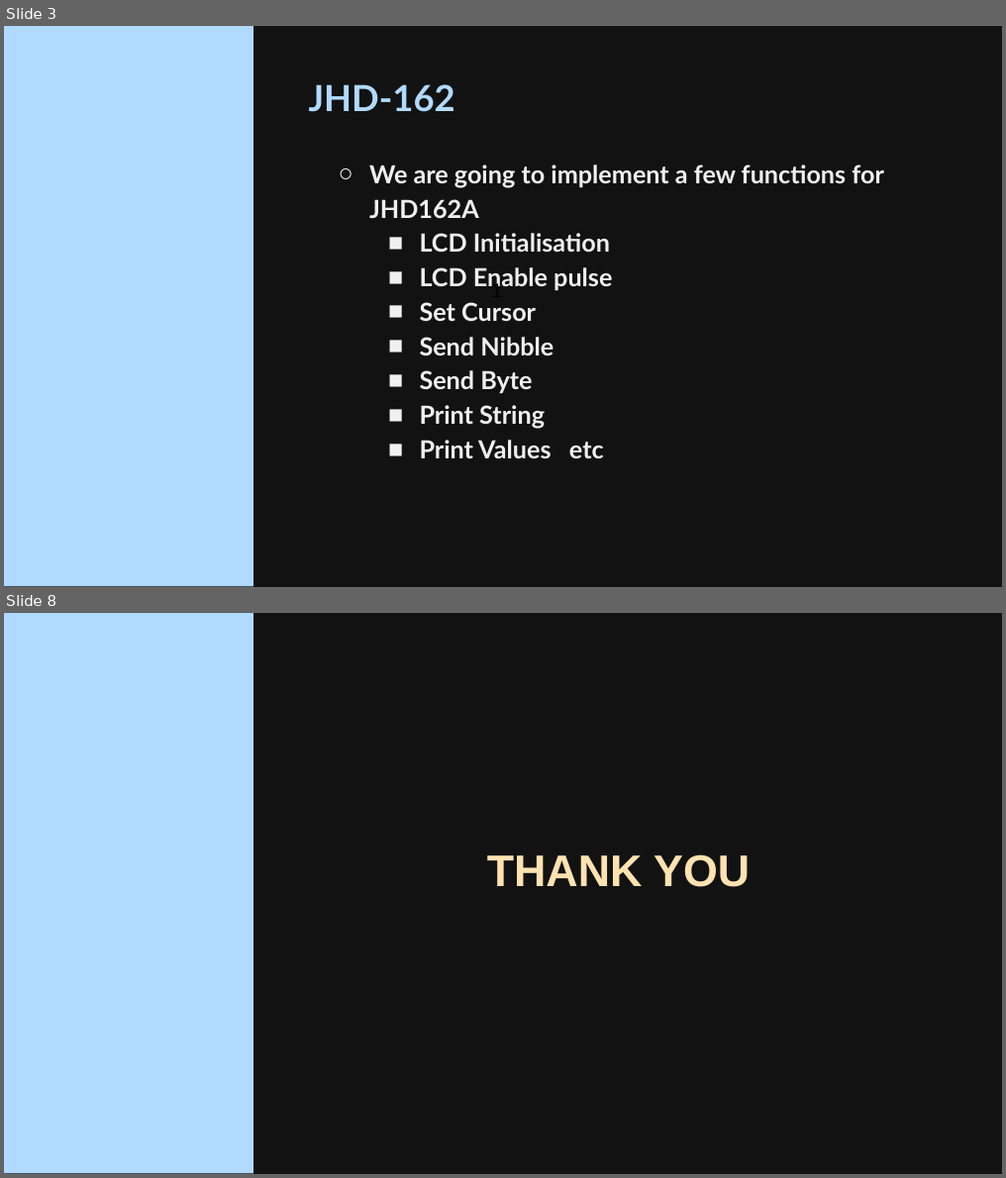
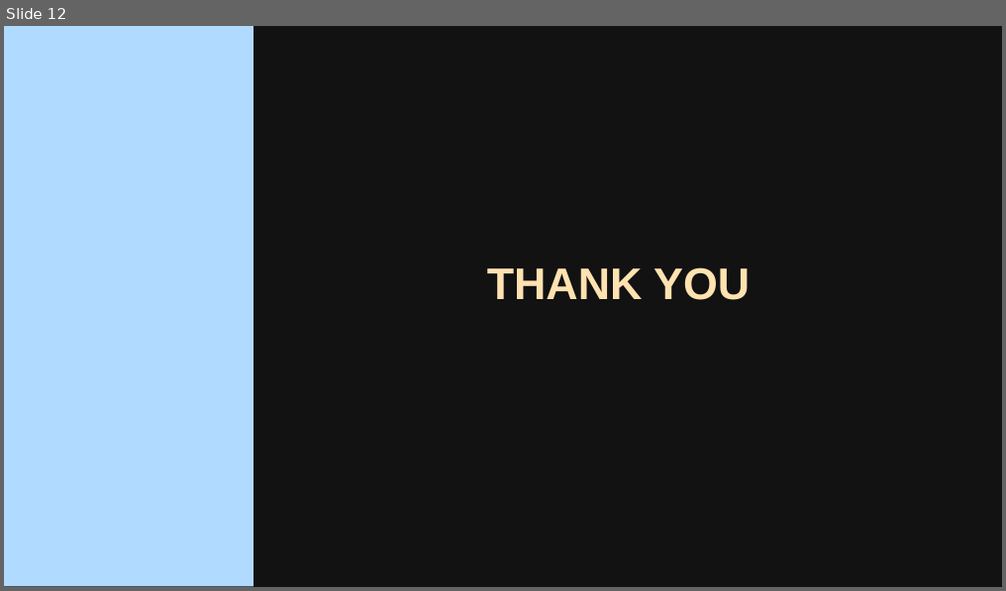
Before and after one commit to mohulmgeorge/embedded-systems, a slide deck: Presentations/AVR Live Class 13.pptx. Shown one above the other, each under a label of ours: slides 3 and 8 before the commit, slide 12 after it; the slides between them are not shown. The pictures are 1006x1178 and 1006x591 pixels, drawn with LibreOffice and Linux fonts; fonts in the diff are those of the drawing; background and template pictures are left out. Boxes give left, top, right and bottom in pixels: in the first picture for what was removed or moved away, otherwise in the second. Text is boxed around its words. In the diff, an @@ line names an element or a change of style, - is before the commit and + after.

```diff
--- a/Presentations/AVR Live Class 13.pptx
+++ b/Presentations/AVR Live Class 13.pptx
@@ slide 3 removed at <box>4,26,1002,587</box>, background picture (left out); not listed: 1 template element that a slide beside it also shows @@
@@ title removed at <box>309,84,455,112</box> @@
-JHD-162
@@ text removed at <box>369,165,884,459</box> @@
-  ○ We are going to implement a few functions for JHD162A
-    ■ LCD Initialisation
-    ■ LCD Enable pulse
-    ■ Set Cursor
-    ■ Send Nibble
-    ■ Send Byte
-    ■ Print String
-    ■ Print Values etc
@@ text removed at <box>492,281,503,286</box> @@
-1
@@ what was slide 8 is now slide 12 @@
```
Also in this commit, not shown: 1 slide changed, 10 slides added, 5 other slides removed, 19 other files.
